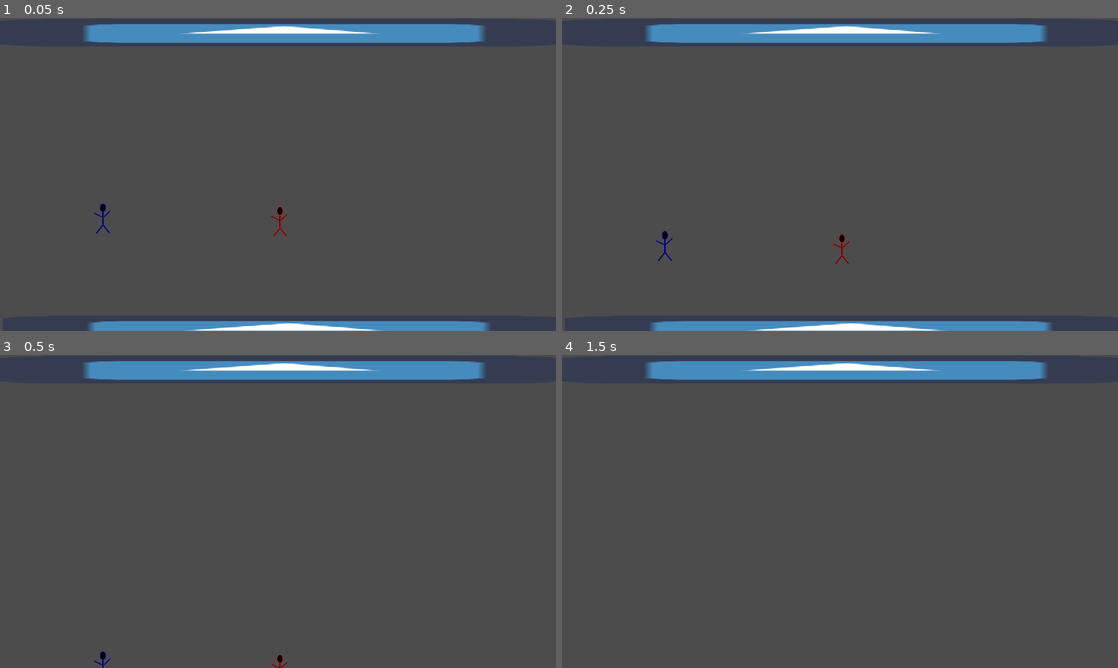
Above: before the commit, frames 1-4 (two rows, left to right).
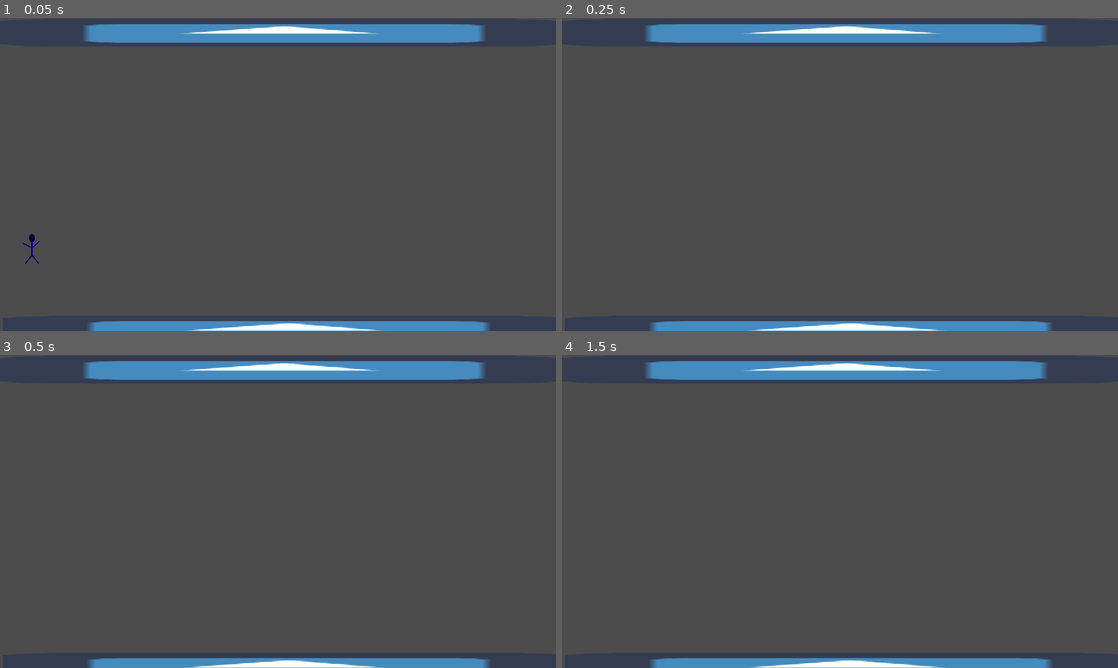
Above: after the commit, the same moments.

Repository: LeonMatthes/SkeleTurn
Game: Godot game, scene res://scenes/FirstArena.tscn
Same seed, same stepped clock (60 frames per second), same inputs: the game is played once before the commit and once after it. The engine's default icon, where the game draws it, is replaced by a stand-in: a white triangle on a blue panel in a dark square.
Inputs:
- Up to frame 1 (0.05 s): no input
- Up to frame 2 (0.25 s): no input
- Up to frame 3 (0.5 s): no input
- Up to frame 4 (1.5 s): tap Enter at 1.25 s

The runs differ from the first frame. In frame 1, 0.2% of the frame differs, in the area x 4-52%, y 59-79%; in frame 2, 0.1%; in frame 3, 2.4%, in the area x 15-89%, y 94-100%; in frame 4, 2.4%.

Commit message:
Updated GameController

Diff:
--- a/scenes/FirstArena.tscn
+++ b/scenes/FirstArena.tscn
@@ -1,7 +1,7 @@
 [gd_scene load_steps=5 format=2]
 
 [ext_resource path="res://icon.png" type="Texture" id=1]
-[ext_resource path="res://scenes/GameController.gd" type="Script" id=2]
+[ext_resource path="res://scenes/GameController.tscn" type="PackedScene" id=2]
 [ext_resource path="res://scenes/Spawn.tscn" type="PackedScene" id=3]
 
 [sub_resource type="RectangleShape2D" id=1]
@@ -83,17 +83,16 @@
 texture = ExtResource( 1 )
 _sections_unfolded = [ "Transform" ]
 
-[node name="GameController" type="Node2D" parent="." index="2"]
+[node name="GameController2" parent="." index="2" instance=ExtResource( 2 )]
 
-position = Vector2( 482.22, 357.319 )
-script = ExtResource( 2 )
+position = Vector2( 567.002, 287.548 )
 
-[node name="Spawns" type="Node2D" parent="GameController" index="0"]
+[node name="Spawns" type="Node2D" parent="GameController2" index="0"]
 
-[node name="SpawnPosition" parent="GameController/Spawns" index="0" instance=ExtResource( 3 )]
+[node name="SpawnPosition" parent="GameController2/Spawns" index="0" instance=ExtResource( 3 )]
 
-position = Vector2( 80.4666, 54.1321 )
+position = Vector2( -4.31531, 123.903 )
 
-[node name="SpawnPosition2" parent="GameController/Spawns" index="1" instance=ExtResource( 3 )]
+[node name="SpawnPosition2" parent="GameController2/Spawns" index="1" instance=ExtResource( 3 )]
 
-position = Vector2( -123.369, 50.4932 )
+position = Vector2( -208.151, 120.264 )
--- a/scenes/GameController.tscn
+++ b/scenes/GameController.tscn
@@ -5,5 +5,3 @@
 [node name="GameController" type="Node2D"]
 
 script = ExtResource( 1 )
-
-[node name="Spawns" type="Node2D" parent="." index="0"]
